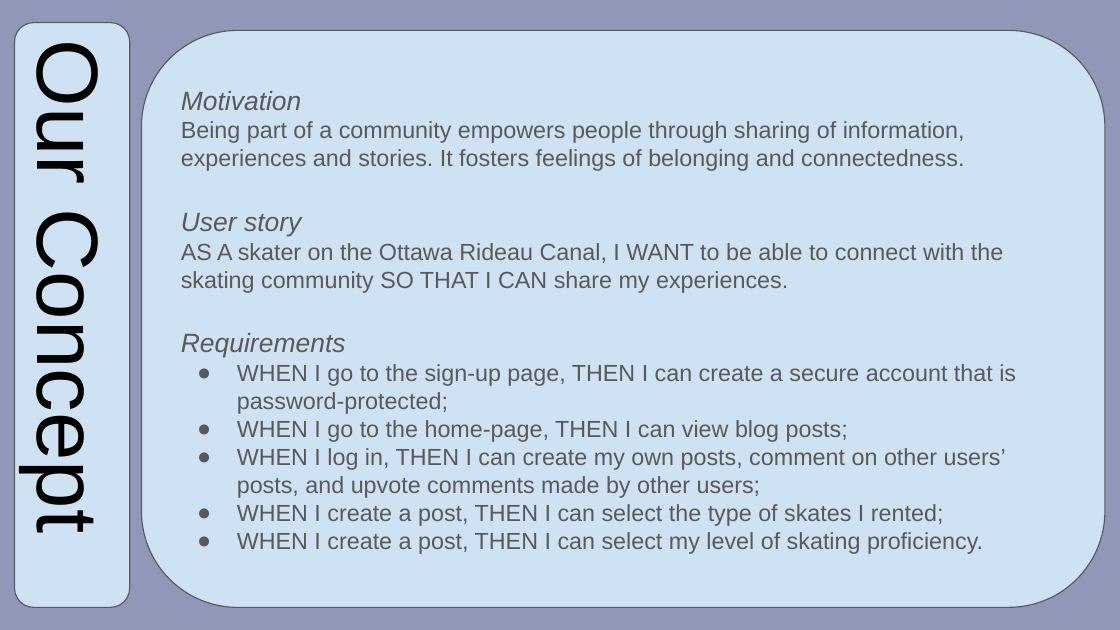
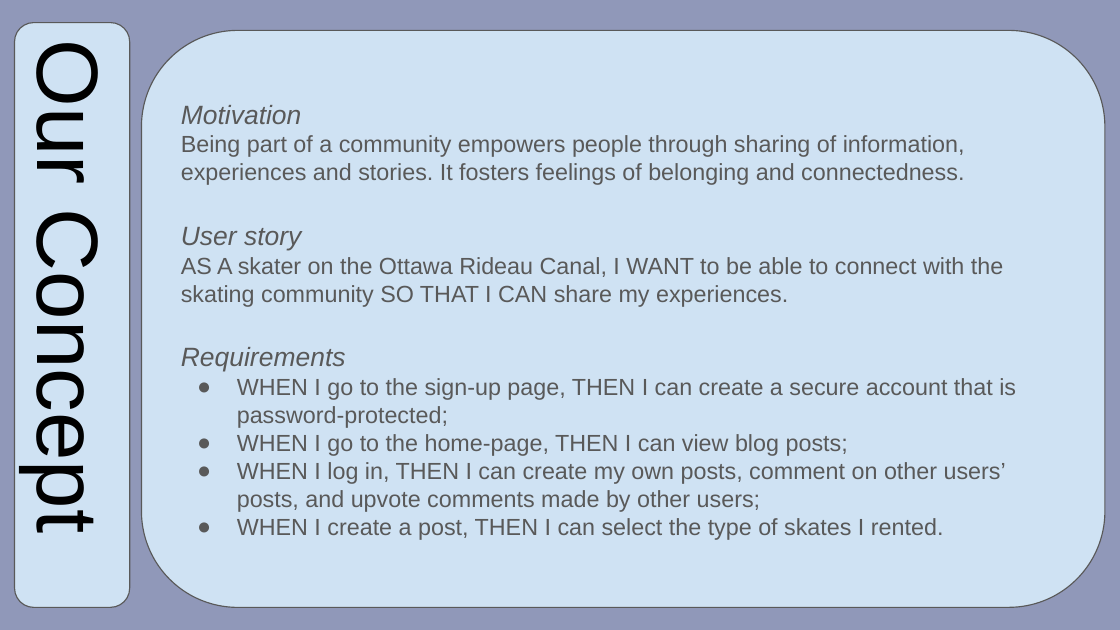
Before and after one commit to WardVanlaar/lord-of-the-rinks, a slide deck: slide 3 of assets/Project#2.pptx. Drawn at 1120x630 pixels with LibreOffice and Linux fonts; fonts in the diff are those of the drawing. Boxes give left, top, right and bottom in pixels: in the first picture for what was removed or moved away, otherwise in the second. Text is boxed around its words. In the diff, an @@ line names an element or a change of style, - is before the commit and + after.

Commit message:
fixed skates type on each page

```diff
--- a/assets/Project#2.pptx
+++ b/assets/Project#2.pptx
@@ text in rounded rectangle at (237, 518, 944, 540): text changed @@
-● WHEN I create a post, THEN I can select the type of skates I rented;
-● WHEN I create a post, THEN I can select my level of skating proficiency.
+● WHEN I create a post, THEN I can select the type of skates I rented.
```
Also in this commit, not shown: 2 other slides changed, 1 slide added, 1 slide removed, 3 other files.
